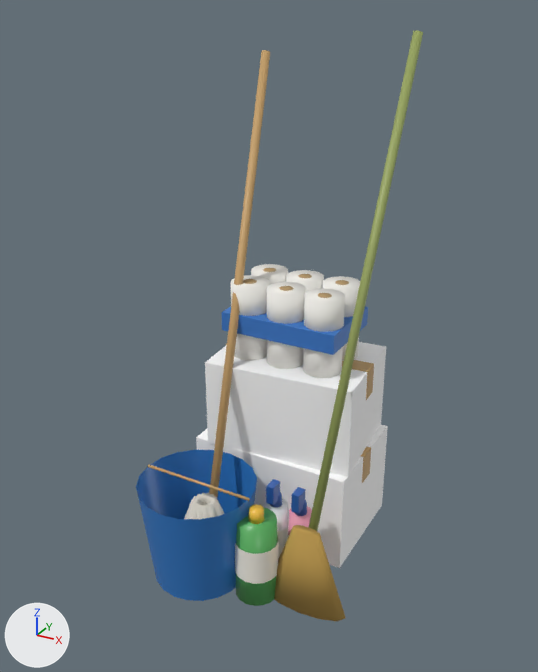
The Blender file blender/supplies.blend, before and after one commit.
The view is the same before and after, from a 50 mm camera at (0.807, -1.778, 1.349) aimed at (0.018, -0.342, 0.631). The axes (+X, +Y, +Z) are drawn at lower left. The lights are the same throughout. The picture after the commit comes second.
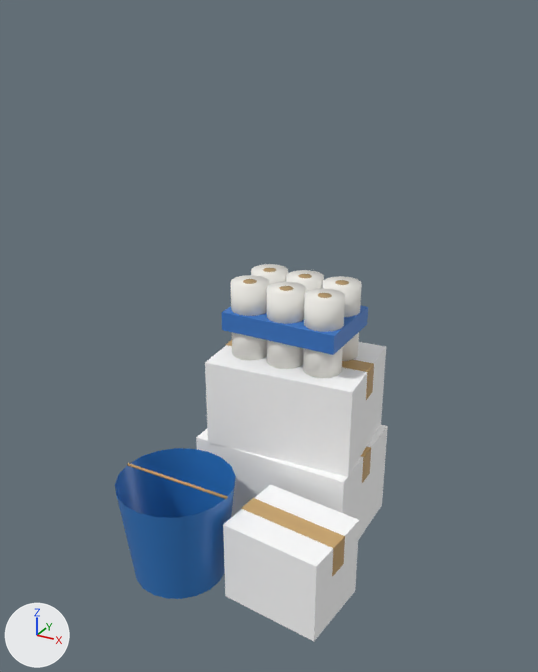
The change, as a list of edits to the scene's bpy script:
```text
Add me_supplycarton2:
    me_supplycarton2.from_pydata([(0.011, -0.557, 0.0), (0.269, -0.582, 0.0), (0.269, -0.582, 0.22), (0.011, -0.557, 0.22), (0.289, -0.383, 0.0), (0.031, -0.358, 0.0), (0.031, -0.358, 0.22), (0.289, -0.383, 0.22)], [], [(0, 1, 2, 3), (4, 5, 6, 7), (1, 4, 7, 2), (5, 0, 3, 6), (3, 2, 7, 6), (5, 4, 1, 0)])
    me_supplycarton2.materials.append(mat_supplycartonprint)  # white #ffffff
Change ob_supplybucket:
    ob_supplybucket.location: (-0.1, -0.5, 0.135) -> (-0.15, -0.52, 0.135)
Change ob_supplybucketbail:
    ob_supplybucketbail.location: (-0.1, -0.5, 0.27) -> (-0.15, -0.52, 0.27)
Remove ob_supplymophandle:
    ob_supplymophandle = bpy.data.objects.new('SupplyMopHandle', me_cylinder_001)
Remove ob_supplymopstrand0:
    ob_supplymopstrand0 = bpy.data.objects.new('SupplyMopStrand0', me_cylinder_002)
Remove ob_supplymopstrand1:
    ob_supplymopstrand1 = bpy.data.objects.new('SupplyMopStrand1', me_cylinder_003)
Remove ob_supplymopstrand2:
    ob_supplymopstrand2 = bpy.data.objects.new('SupplyMopStrand2', me_cylinder_004)
Remove ob_supplymopstrand3:
    ob_supplymopstrand3 = bpy.data.objects.new('SupplyMopStrand3', me_cylinder_005)
Remove ob_supplymopstrand4:
    ob_supplymopstrand4 = bpy.data.objects.new('SupplyMopStrand4', me_cylinder_006)
Remove ob_supplymopstrand5:
    ob_supplymopstrand5 = bpy.data.objects.new('SupplyMopStrand5', me_cylinder_007)
Remove ob_supplymopstrand6:
    ob_supplymopstrand6 = bpy.data.objects.new('SupplyMopStrand6', me_cylinder_008)
Remove ob_supplymopstrand7:
    ob_supplymopstrand7 = bpy.data.objects.new('SupplyMopStrand7', me_cylinder_009)
Remove ob_supplymopstrand8:
    ob_supplymopstrand8 = bpy.data.objects.new('SupplyMopStrand8', me_cylinder_010)
Remove ob_supplymopstrand9:
    ob_supplymopstrand9 = bpy.data.objects.new('SupplyMopStrand9', me_cylinder_011)
Remove ob_supplymopstrand10:
    ob_supplymopstrand10 = bpy.data.objects.new('SupplyMopStrand10', me_cylinder_012)
Remove ob_supplymopstrand11:
    ob_supplymopstrand11 = bpy.data.objects.new('SupplyMopStrand11', me_cylinder_013)
Remove ob_supplymopstrand12:
    ob_supplymopstrand12 = bpy.data.objects.new('SupplyMopStrand12', me_cylinder_014)
Remove ob_supplymopstrand13:
    ob_supplymopstrand13 = bpy.data.objects.new('SupplyMopStrand13', me_cylinder_015)
Remove ob_supplybroomhandle:
    ob_supplybroomhandle = bpy.data.objects.new('SupplyBroomHandle', me_cylinder_016)
Remove ob_supplybroomhead:
    ob_supplybroomhead = bpy.data.objects.new('SupplyBroomHead', me_cone_026)
Remove ob_supplyspray0:
    ob_supplyspray0 = bpy.data.objects.new('SupplySpray0', me_cone_027)
Remove ob_supplysprayneck0:
    ob_supplysprayneck0 = bpy.data.objects.new('SupplySprayNeck0', me_cone_028)
Remove ob_supplytrigger0:
    ob_supplytrigger0 = bpy.data.objects.new('SupplyTrigger0', me_cube_001)
Remove ob_supplyspraylabel0:
    ob_supplyspraylabel0 = bpy.data.objects.new('SupplySprayLabel0', me_cone_029)
Remove ob_supplyspray1:
    ob_supplyspray1 = bpy.data.objects.new('SupplySpray1', me_cone_030)
Remove ob_supplysprayneck1:
    ob_supplysprayneck1 = bpy.data.objects.new('SupplySprayNeck1', me_cone_031)
Remove ob_supplytrigger1:
    ob_supplytrigger1 = bpy.data.objects.new('SupplyTrigger1', me_cube_002)
Remove ob_supplyspraylabel1:
    ob_supplyspraylabel1 = bpy.data.objects.new('SupplySprayLabel1', me_cone_032)
Remove ob_supplyjug:
    ob_supplyjug = bpy.data.objects.new('SupplyJug', me_cone_033)
Remove ob_supplyjugcap:
    ob_supplyjugcap = bpy.data.objects.new('SupplyJugCap', me_cone_034)
Remove ob_supplyjuglabel:
    ob_supplyjuglabel = bpy.data.objects.new('SupplyJugLabel', me_cone_035)
Add ob_supplycarton2tape:
    ob_supplycarton2tape = bpy.data.objects.new('SupplyCarton2Tape', me_supplycarton2tape)  # 24 vertices, 18 faces; spans x 0.016..0.284, y -0.508..-0.432, z 0.14..0.222; in mat_supplytape (orange #c9a46a)
    ob_supplycarton2tape.parent = ob_cornersupplies
    ob_supplycarton2tape.location = (0.0, 0.0, 0.0)
Add ob_supplycarton2:
    ob_supplycarton2 = bpy.data.objects.new('SupplyCarton2', me_supplycarton2)
    ob_supplycarton2.parent = ob_cornersupplies
    ob_supplycarton2.location = (0.0, 0.0, 0.0)
```

Changed parts and their boxes (x1, y1, x2, y2) in the pictures (538 x 672 px):
'SupplyBucket', moved
    before: (136, 450, 257, 601)
    after: (115, 448, 236, 599)
'SupplyCarton2', added
    after: (223, 484, 359, 641)
'SupplyBroomHandle', deleted
    before: (309, 30, 423, 531)
'SupplyBroomHead', deleted (orange)
    before: (274, 525, 345, 621)
'SupplyMopHandle', deleted
    before: (209, 50, 270, 497)
'SupplyJug', deleted (green)
    before: (236, 507, 278, 606)
'SupplyCarton2Tape', added (orange)
    after: (241, 498, 345, 576)
'SupplyJugLabel', deleted
    before: (235, 535, 279, 584)
'SupplyBucketBail', moved
    before: (148, 464, 250, 501)
    after: (127, 463, 228, 499)
'SupplySpray0', deleted
    before: (264, 498, 288, 531)
'SupplySpray1', deleted
    before: (288, 506, 312, 535)
'SupplyTrigger0', deleted
    before: (266, 479, 280, 505)
'SupplyTrigger1', deleted
    before: (291, 487, 305, 514)
'SupplyJugCap', deleted
    before: (248, 504, 265, 524)
'SupplySprayLabel0', deleted (mostly hidden)
    before: (277, 521, 289, 557)
'SupplyMopStrand3', deleted
    before: (196, 505, 204, 519)
'SupplySprayNeck0', deleted
    before: (270, 492, 282, 508)
'SupplySprayNeck1', deleted
    before: (295, 500, 307, 516)
'SupplyMopStrand4', deleted
    before: (191, 504, 202, 519)
'SupplyMopStrand1', deleted
    before: (206, 504, 215, 518)
'SupplyMopStrand2', deleted
    before: (203, 505, 209, 519)
'SupplyMopStrand5', deleted
    before: (187, 501, 200, 519)
'SupplyMopStrand0', deleted
    before: (208, 502, 220, 517)
'SupplyMopStrand13', deleted
    before: (209, 499, 223, 515)
'SupplyMopStrand6', deleted
    before: (184, 498, 200, 519)
'SupplyMopStrand12', deleted
    before: (208, 496, 225, 514)
'SupplyMopStrand9', deleted
    before: (201, 492, 206, 505)
'SupplyMopStrand10', deleted
    before: (205, 493, 210, 504)
'SupplyMopStrand8', deleted
    before: (197, 494, 203, 504)
'SupplyMopStrand7', deleted
    before: (193, 496, 201, 503)
'SupplyMopStrand11', deleted
    before: (207, 494, 214, 503)
'SupplySprayLabel1', deleted (mostly hidden)
    before: (287, 529, 289, 539)
